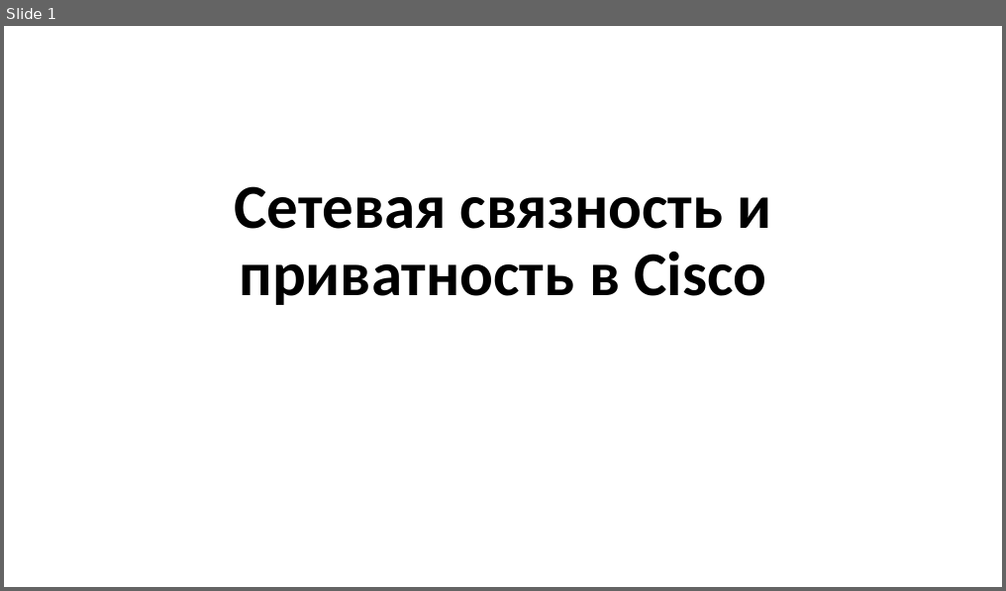
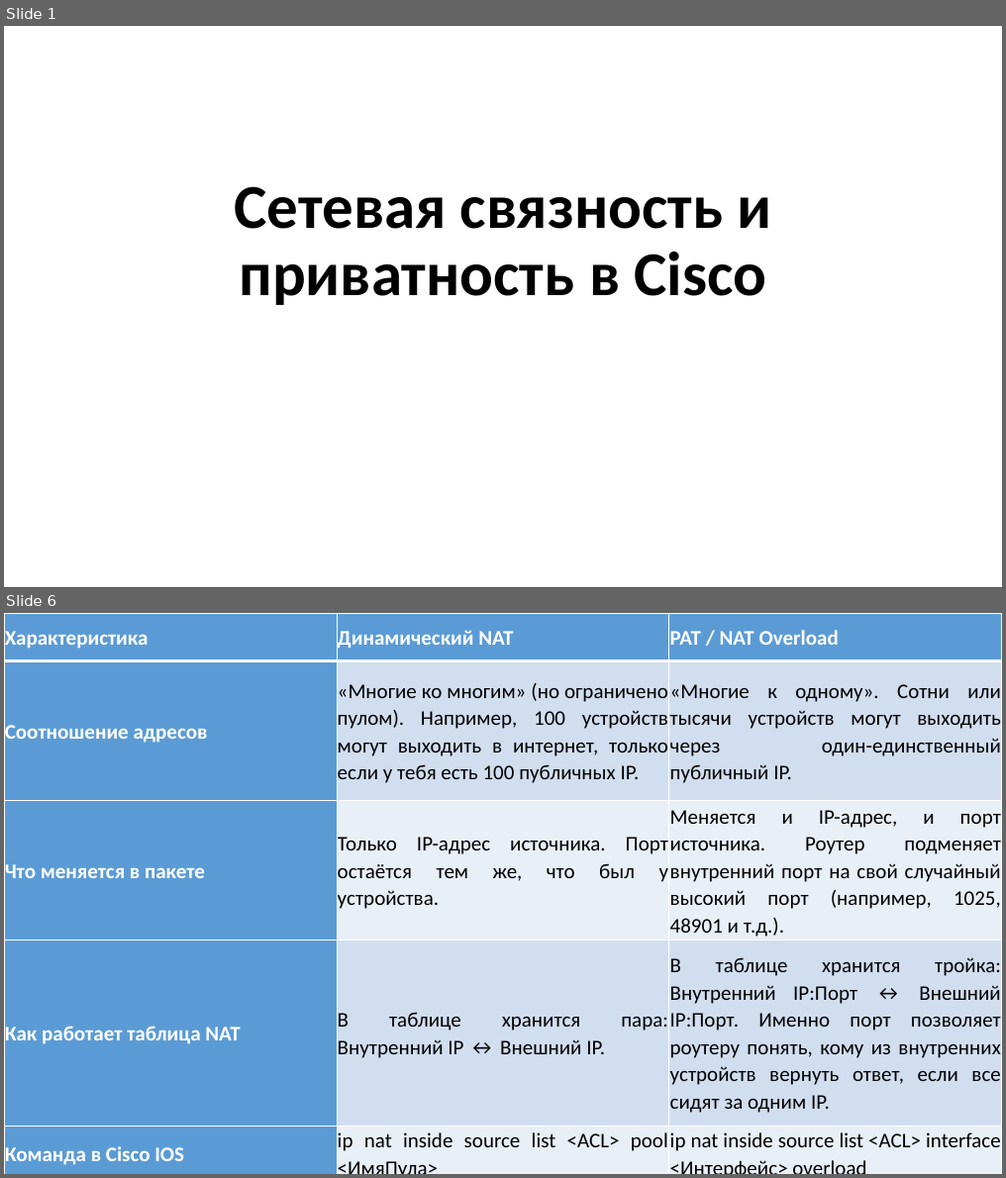
Before and after one commit to mbdatateach/site, a slide deck: АИС/практики/АИС Практика 10.pptx. Shown one above the other, each under a label of ours: slide 1 before the commit, slides 1 and 6 after it; the slides between them are not shown. The pictures are 1006x591 and 1006x1178 pixels, drawn with LibreOffice and Linux fonts; fonts in the diff are those of the drawing. Boxes give left, top, right and bottom in pixels: in the first picture for what was removed or moved away, otherwise in the second. Text is boxed around its words. In the diff, an @@ line names an element or a change of style, - is before the commit and + after.

```diff
--- a/АИС/практики/АИС Практика 10.pptx
+++ b/АИС/практики/АИС Практика 10.pptx
@@ slide 6 added at [4, 613, 1002, 1174], background #FFFFFF @@
@@ table added at [4, 613, 1001, 1174], 5 rows, 3 columns @@
+Характеристика | Динамический NAT | PAT / NAT Overload
+Соотношение адресов | «Многие ко многим» (но ограничено пулом). Например, 100 устройств могут выходить в интернет, только если у тебя есть 100 публичных IP. | «Многие к одному». Сотни или тысячи устройств могут выходить через один-единственный публичный IP.
+Что меняется в пакете | Только IP-адрес источника. Порт остаётся тем же, что был у устройства. | Меняется и IP-адрес, и порт источника. Роутер подменяет внутренний порт на свой случайный высокий порт (например, 1025, 48901 и т.д.).
+Как работает таблица NAT | В таблице хранится пара: Внутренний IP ↔ Внешний IP. | В таблице хранится тройка: Внутренний IP:Порт ↔ Внешний IP:Порт. Именно порт позволяет роутеру понять, кому из внутренних устройств вернуть ответ, если все сидят за одним IP.
+Команда в Cisco IOS | ip nat inside source list <ACL> pool <ИмяПула> | ip nat inside source list <ACL> interface <Интерфейс> overload
```
Also in this commit, not shown: 1 slide changed, 5 other slides added, 6 other files.
